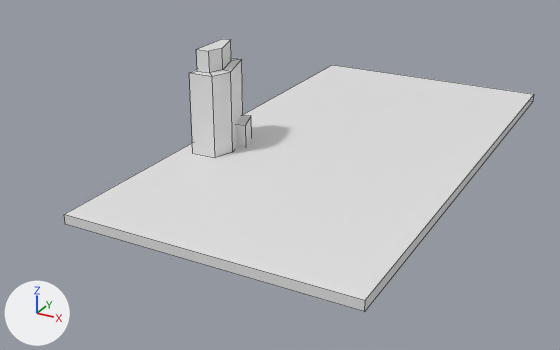
The Blender file data/Assets/Meshes/Level/Level.blend, before and after one commit.
One viewpoint serves both versions: a 50 mm camera at (87.0, -193.6, 80.7) aimed at (-6.7, -23.2, -4.5). Every picture has the same lights, and +X, +Y and +Z are marked at lower left. Mesh edges are drawn as thin lines.
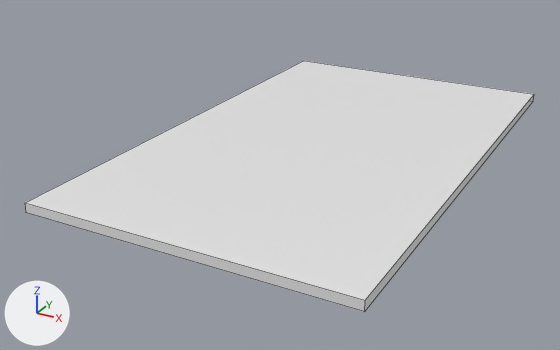
Location of each change, (x1, y1, x2, y2) in pixels of the pictures (560 x 350 px):
'Cube', reshaped (8% wider)
    before: (64, 65, 534, 312)
    after: (25, 61, 534, 312)
'Cube.066', deleted
    before: (189, 39, 243, 157)
'Cube.070', deleted
    before: (236, 115, 252, 146)

What changed in the scene script:
```text
Change me_cube:
    where me_cube.from_pydata(...)  # 8 vertices, 5 faces; spans x -3.06..4.31, y -11.34..2.84, z -9.07..-4.04
    used by ob_cube; location = (-0.4, 32.4, 4.7); scale = (9.91, 9.91, 0.5)
    before: 1 (-3.06, -11.34, -9.07) at pixel (65, 224), 2 (-3.06, -11.34, -4.04) at pixel (64, 214), 4 (-3.06, 2.84, -4.04) at pixel (332, 64), 5 (-3.06, 2.84, -9.07)
    me_cube part 1
    add for i in [1, 2, 4, 5]: me_cube.vertices[i].co += Vector((-1.21, 0.0, 0.0))
Remove ob_cube_066:
    ob_cube_066 = bpy.data.objects.new('Cube.066', me_cube_066)
    ob_cube_066.location = (-21.5, -26.6, 7.7)
    ob_cube_066.rotation_euler = (0.0, 0.0, 0.0333)  # degrees (0, 0, 1.9)
    ob_cube_066.scale = (5.34, 8.73, 5.34)
Remove ob_cube_070:
    ob_cube_070 = bpy.data.objects.new('Cube.070', me_cube_080)
    ob_cube_070.location = (-19.3, -22.2, 5.2)
    ob_cube_070.rotation_euler = (0.0, 0.0, 0.337)  # degrees (0, 0, 19)
    ob_cube_070.scale = (1.93, 3.78, 3.78)
```
